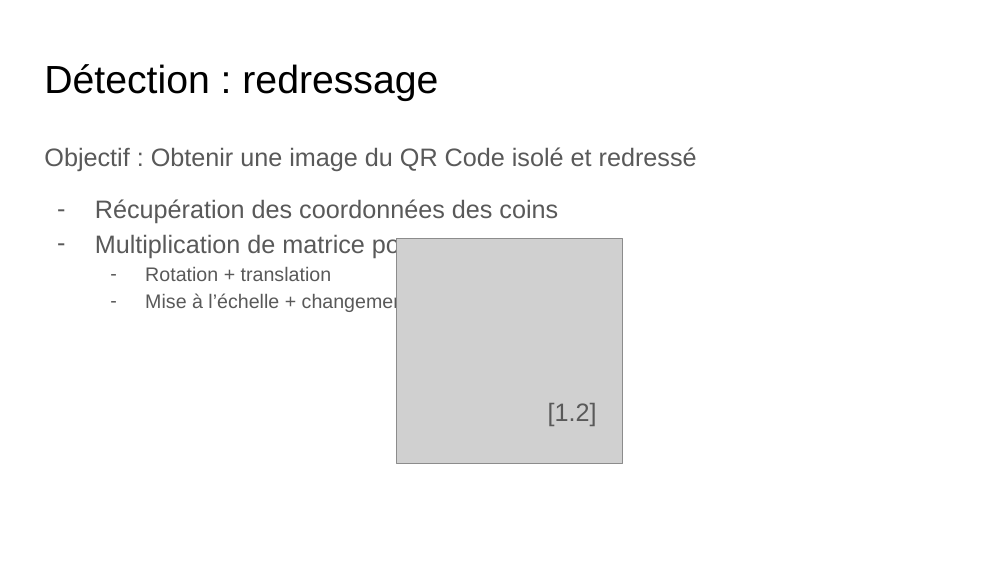
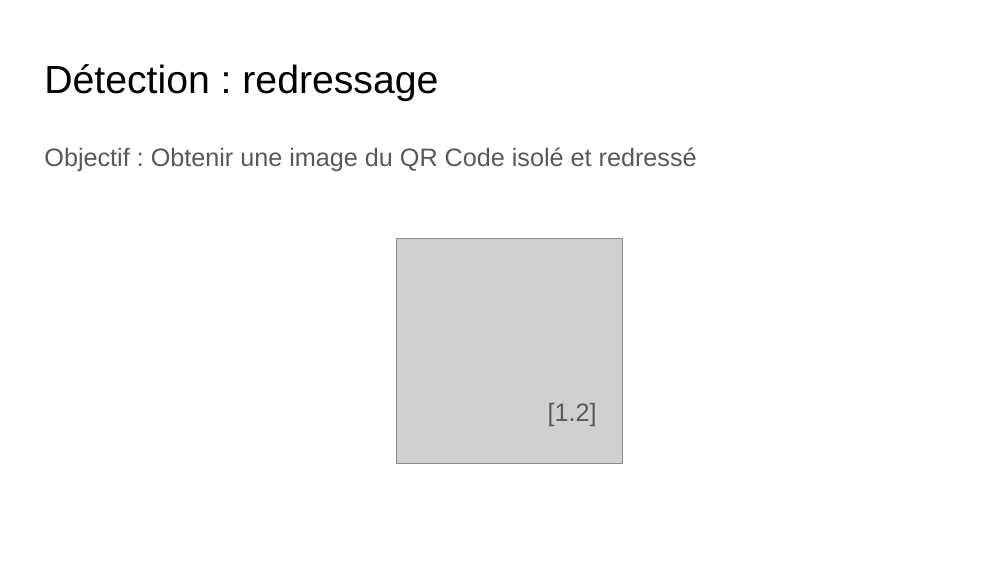
Before and after one commit to benoitmasson/qrcode-demo, a slide deck: slide 16 of slides/QR Codes.odp (slide 13 before the commit). Drawn at 1008x567 pixels with LibreOffice and Linux fonts; fonts in the diff are those of the drawing; grey boxes stand for pictures. Boxes give left, top, right and bottom in pixels: in the first picture for what was removed or moved away, otherwise in the second. Text is boxed around its words. In the diff, an @@ line names an element or a change of style, - is before the commit and + after.

```diff
--- a/slides/QR Codes.odp
+++ b/slides/QR Codes.odp
@@ text at box(95, 199, 558, 313): paragraphs removed @@
-– Récupération des coordonnées des coins
-– Multiplication de matrice pour :
-  – Rotation + translation
-  – Mise à l’échelle + changement de perspective
```
Also in this commit, not shown: 18 other slides changed, 5 slides added, 2 slides removed, 1 other file.
